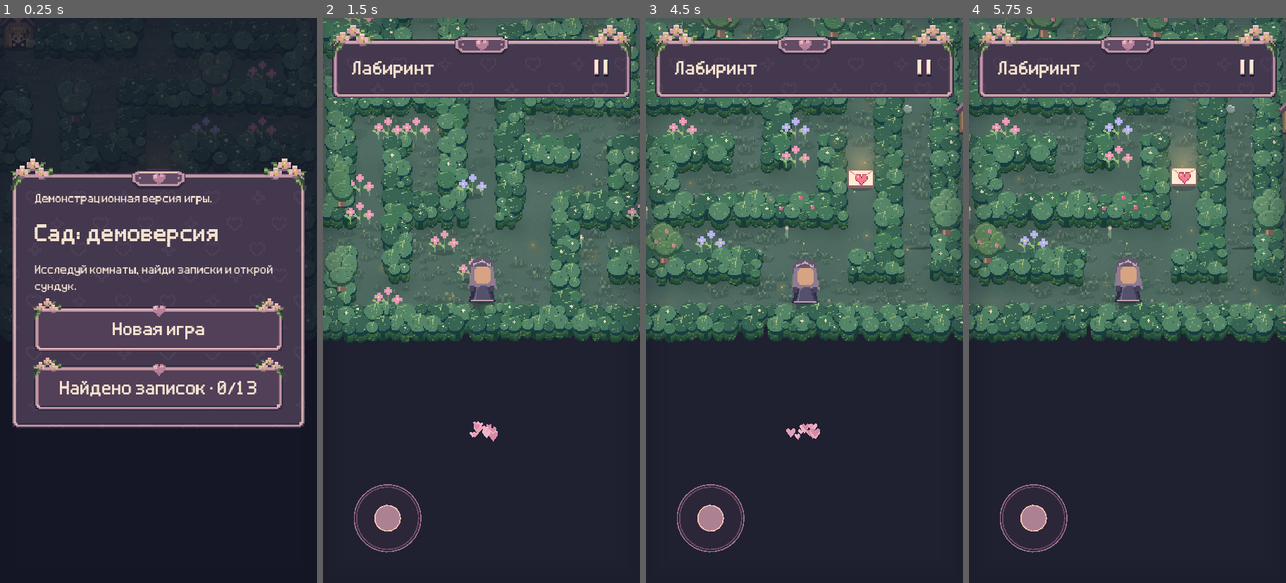
Above: before the commit, frames 1-4 (left to right).
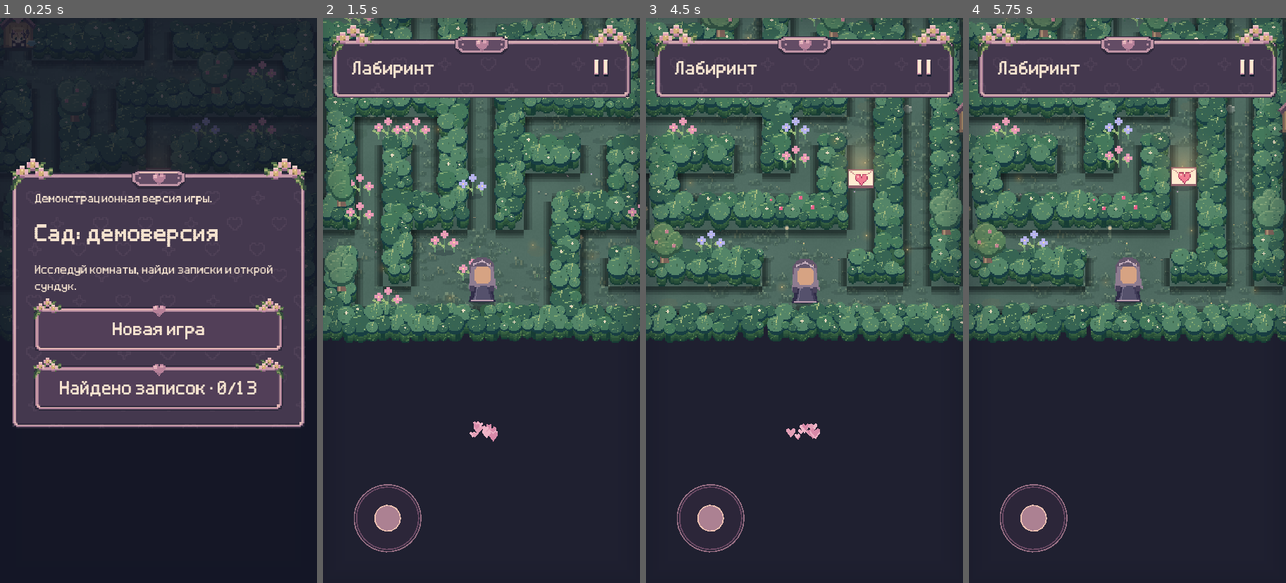
Above: after the commit, the same moments.

Repository: NQUAREx/dina-lovely
Game: Godot game, scene res://main.tscn
Same seed, same stepped clock (60 frames per second), same inputs: the game is played once before the commit and once after it. Sound files missing from this copy of the repository are replaced by a short silence.
Inputs (mouse positions are in pixels of both pictures, inside the frame that each line leads up to):
- Up to frame 1 (0.25 s): no input
- Up to frame 2 (1.5 s): click "Новая игра" at 0.5 s; click "Пойдём" at 1.25 s
- Up to frame 3 (4.5 s): click (924, 68) at 2 s; click "Новая игра" at 2.75 s; click "Начать новую историю" at 3.5 s; click "Пойдём" at 4.25 s
- Up to frame 4 (5.75 s): move the mouse to (1197, 272) at 5.02 s; click (1197, 272) at 5.17 s

The runs differ from the first frame. In frame 2, 4.9% of the frame differs, in the area x 0-100%, y 0-53%; in frame 3, 5.1%; in frame 4, 5.0%.

Commit message:
Add dense ground shadows beneath maze hedges

Diff:
--- a/scripts/game.gd
+++ b/scripts/game.gd
@@ -2423,6 +2423,7 @@
 			if grid[y][x]=="#" and not corridor_row(y) and level!=0:
 				renderables.append({"kind":corridor_wall_kind(y),"pos":Vector2(x+.5,y+.5)*TILE,"id":"","wall":true,"cell":Vector2i(x,y)})
 
+	if level==0:draw_hedge_ground_shadows()
 	if not drawing_neighbor:boundary_backdrop.draw_tree_shadows()
 
 	for obj in objects:
@@ -4092,6 +4093,27 @@
 		food_heart_clock+=.13;food_hearts_left-=1
 		particles.append({"pos":player+Vector2(randf_range(-5,5),-48),"vel":Vector2(randf_range(-4,4),-23),"life":1.8,"color":Color("ef436b"),"heart":true})
 
+func draw_hedge_ground_shadows() -> void:
+	# Floor-only pass: dense continuous shade, before bushes and all actors.
+	var visible:=get_viewport_rect().grow(90)
+	for y in range(5,grid.size()-5):
+		for x in range(grid[y].length()):
+			if grid[y][x]!="#":continue
+			var p:=screen(Vector2(x,y)*TILE)
+			if not visible.has_point(p):continue
+			for direction in [Vector2i.LEFT,Vector2i.RIGHT,Vector2i.UP,Vector2i.DOWN]:
+				var n:Vector2i=Vector2i(x,y)+direction
+				if n.x<0 or n.x>=grid[y].length() or n.y<0 or n.y>=grid.size():continue
+				if grid[n.y][n.x] in ["#"," "]:continue
+				for layer in range(3):
+					var reach:=float(14-layer*4)
+					var box:Rect2
+					if direction==Vector2i.LEFT:box=Rect2(p+Vector2(-reach,0),Vector2(reach,48))
+					elif direction==Vector2i.RIGHT:box=Rect2(p+Vector2(48,0),Vector2(reach,48))
+					elif direction==Vector2i.UP:box=Rect2(p+Vector2(0,-reach),Vector2(48,reach))
+					else:box=Rect2(p+Vector2(0,48),Vector2(48,reach))
+					draw_rect(box,Color(.025,.045,.05,.16 if layer==0 else .23))
+
 func draw_hedge_tree_top(kind: String, position: Vector2) -> void:
 	var variant:=posmod(floori(position.x/48)*17+floori(position.y/48)*7,6)
 	var key:=kind+str(variant)
Not shown, added: docs/game.41d9d5103925.pck
Not shown, removed: docs/game.d50338ac247f.pck
Not shown, changed: docs/index.pck
